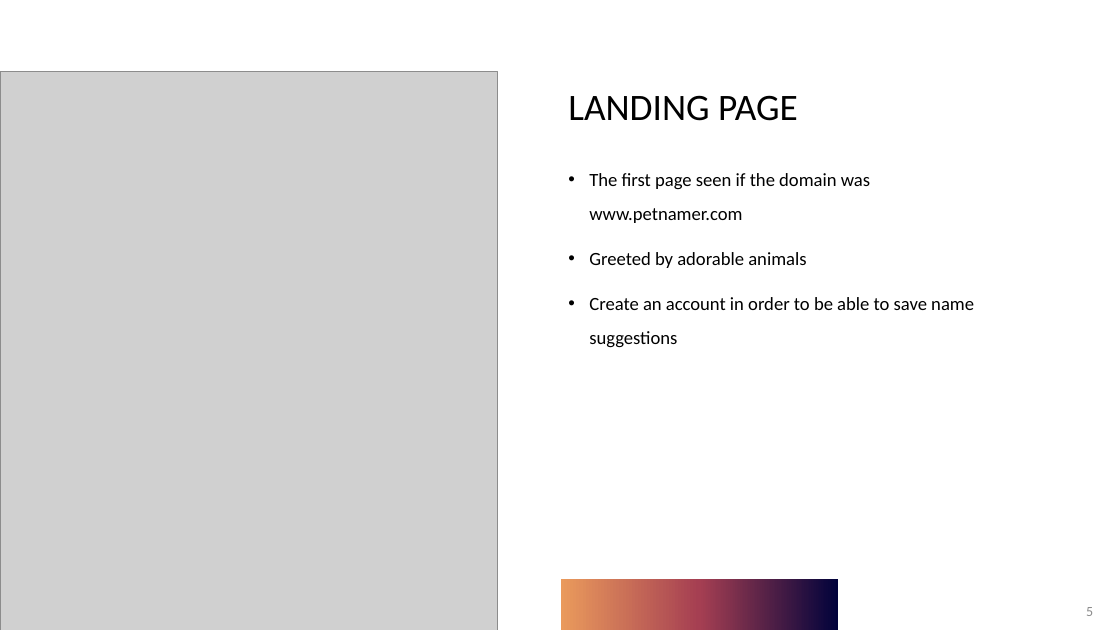
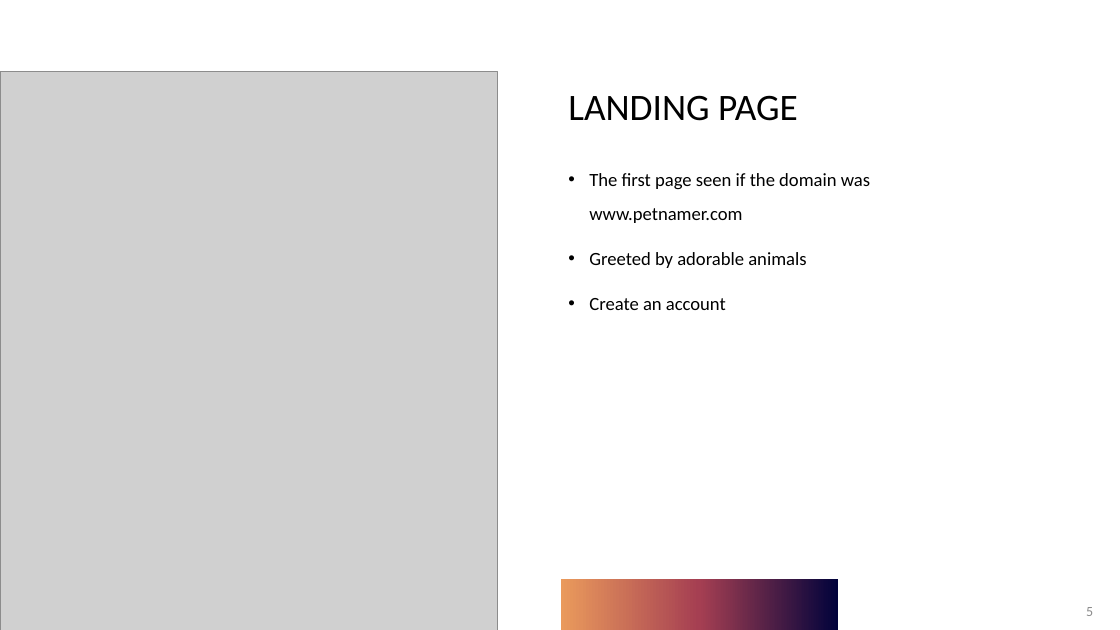
Before and after one commit to adriaonline/CPT200SP24-Team1, a slide deck: slide 5 of Phase 2 Docs/Phase 2 - Presentation.pptx. Drawn at 1120x630 pixels with LibreOffice and Linux fonts; fonts in the diff are those of the drawing; grey boxes stand for pictures. Boxes give left, top, right and bottom in pixels: in the first picture for what was removed or moved away, otherwise in the second. Text is boxed around its words. In the diff, an @@ line names an element or a change of style, - is before the commit and + after.

```diff
--- a/Phase 2 Docs/Phase 2 - Presentation.pptx
+++ b/Phase 2 Docs/Phase 2 - Presentation.pptx
@@ text at (589, 298, 726, 310): text changed @@
-• Create an account in order to be able to save name suggestions
+• Create an account
```
Also in this commit, not shown: 6 other slides changed, 6 other files.
